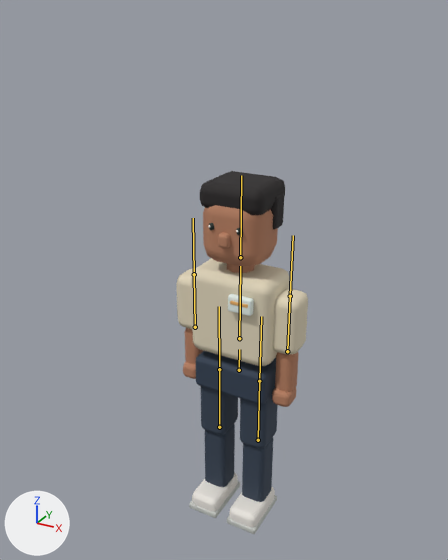
Renders of the glTF model public/models/participant-cream.glb from each side of a commit.
One viewpoint serves both versions: a 50 mm camera at (1.23, -2.38, 1.59) aimed at (-0.01, -0.12, 0.46). Lighting does not change. The marker at lower left points along +X, +Y and +Z. The picture after the commit comes second. The bones that bend it are drawn over the model as lines.
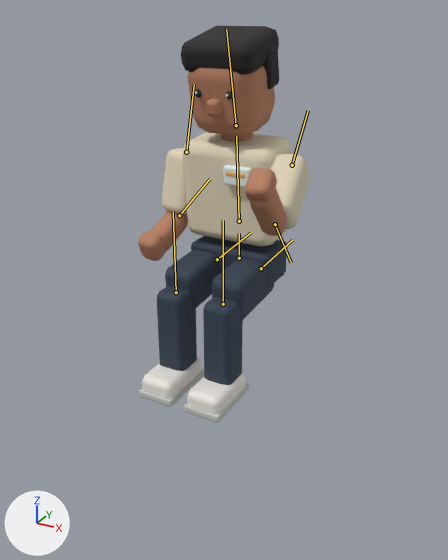
The newer file adds an action. The first version stands in its rest pose; the second is drawn at frame 6 of the action 'Eat'.

Boxes (x1, y1, x2, y2) around the edits, measured in the pictures (448 x 560 px):
```json
{"object": "Mesh_0", "change": "posed", "before": [176, 171, 308, 534], "after": [138, 26, 310, 422], "on screen": "30% wider, 9% taller"}
{"bone": "Hips", "before": "(239, 370) to (239, 349)", "after": "(239, 258) to (239, 233)"}
{"bone": "Spine", "before": "(239, 338) to (240, 266)", "after": "(239, 221) to (236, 136)"}
{"bone": "Head", "before": "(240, 257) to (241, 175)", "after": "(236, 125) to (226, 29)"}
{"bone": "ArmL", "before": "(194, 274) to (193, 218)", "after": "(186, 152) to (194, 84)"}
{"bone": "ForeL", "before": "(195, 327) to (194, 274)", "after": "(179, 215) to (210, 178)"}
{"bone": "ArmR", "before": "(290, 296) to (293, 235)", "after": "(292, 165) to (308, 110)"}
{"bone": "ForeR", "before": "(287, 351) to (290, 296)", "after": "(275, 224) to (291, 262)"}
{"bone": "LegL", "before": "(219, 369) to (219, 306)", "after": "(217, 259) to (251, 232)"}
{"bone": "ShinL", "before": "(219, 427) to (219, 369)", "after": "(176, 292) to (173, 211)"}
{"bone": "LegR", "before": "(259, 381) to (261, 316)", "after": "(261, 268) to (292, 240)"}
{"bone": "ShinR", "before": "(258, 440) to (259, 381)", "after": "(223, 304) to (223, 220)"}
```

The change, as JSON lines over the scene's bpy script:
```json
{"block": "bone_hips", "where": "bone_hips = bpy.data.objects['participant-cream'].pose.bones['Hips']"}
{"op": "set", "path": "bone_hips.location", "old": "(0.0, 0.0, 0.0)", "new": "(0.0, 0.613, 0.018)"}
{"block": "bone_spine", "where": "bone_spine = bpy.data.objects['participant-cream'].pose.bones['Spine']  # child of 'Hips'"}
{"op": "set", "path": "bone_spine.rotation_quaternion", "old": "(1.0, 0.0, 0.0, 0.0)", "new": "(0.999, 0.045, 0.0, 0.0)", "note": "degrees (0, 0, 0) -> degrees (5, 0, 0)"}
{"block": "bone_head", "where": "bone_head = bpy.data.objects['participant-cream'].pose.bones['Head']  # child of 'Spine'"}
{"op": "set", "path": "bone_head.rotation_quaternion", "old": "(1.0, 0.0, 0.0, 0.0)", "new": "(0.998, 0.065, 0.0, 0.0)", "note": "degrees (0, 0, 0) -> degrees (7, 0, 0)"}
{"block": "bone_arml", "where": "bone_arml = bpy.data.objects['participant-cream'].pose.bones['ArmL']  # child of 'Spine'"}
{"op": "set", "path": "bone_arml.rotation_quaternion", "old": "(1.0, 0.0, 0.0, 0.0)", "new": "(0.992, -0.125, -0.004, -0.03)", "note": "degrees (0, 0, 0) -> degrees (-14, -1, -3)"}
{"block": "bone_forel", "where": "bone_forel = bpy.data.objects['participant-cream'].pose.bones['ForeL']  # child of 'ArmL'"}
{"op": "set", "path": "bone_forel.rotation_quaternion", "old": "(1.0, 0.0, 0.0, 0.0)", "new": "(0.878, -0.479, 0.0, 0.0)", "note": "degrees (0, 0, 0) -> degrees (-57, 0, 0)"}
{"block": "bone_armr", "where": "bone_armr = bpy.data.objects['participant-cream'].pose.bones['ArmR']  # child of 'Spine'"}
{"op": "set", "path": "bone_armr.rotation_quaternion", "old": "(1.0, 0.0, 0.0, 0.0)", "new": "(0.888, -0.457, 0.023, 0.044)", "note": "degrees (0, 0, 0) -> degrees (-54, 5, 3)"}
{"block": "bone_forer", "where": "bone_forer = bpy.data.objects['participant-cream'].pose.bones['ForeR']  # child of 'ArmR'"}
{"op": "set", "path": "bone_forer.rotation_quaternion", "old": "(1.0, 0.0, 0.0, 0.0)", "new": "(0.697, -0.717, 0.0, 0.0)", "note": "degrees (0, 0, 0) -> degrees (-92, 0, 0)"}
{"block": "bone_legl", "where": "bone_legl = bpy.data.objects['participant-cream'].pose.bones['LegL']  # child of 'Hips'"}
{"op": "set", "path": "bone_legl.rotation_quaternion", "old": "(1.0, 0.0, 0.0, 0.0)", "new": "(0.732, -0.682, 0.0, 0.0)", "note": "degrees (0, 0, 0) -> degrees (-86, 0, 0)"}
{"block": "bone_shinl", "where": "bone_shinl = bpy.data.objects['participant-cream'].pose.bones['ShinL']  # child of 'LegL'"}
{"op": "set", "path": "bone_shinl.rotation_quaternion", "old": "(1.0, 0.0, 0.0, 0.0)", "new": "(0.732, 0.682, 0.0, 0.0)", "note": "degrees (0, 0, 0) -> degrees (86, 0, 0)"}
{"block": "bone_legr", "where": "bone_legr = bpy.data.objects['participant-cream'].pose.bones['LegR']  # child of 'Hips'"}
{"op": "set", "path": "bone_legr.rotation_quaternion", "old": "(1.0, 0.0, 0.0, 0.0)", "new": "(0.732, -0.682, 0.0, 0.0)", "note": "degrees (0, 0, 0) -> degrees (-86, 0, 0)"}
{"block": "bone_shinr", "where": "bone_shinr = bpy.data.objects['participant-cream'].pose.bones['ShinR']  # child of 'LegR'"}
{"op": "set", "path": "bone_shinr.rotation_quaternion", "old": "(1.0, 0.0, 0.0, 0.0)", "new": "(0.732, 0.682, 0.0, 0.0)", "note": "degrees (0, 0, 0) -> degrees (86, 0, 0)"}
```
